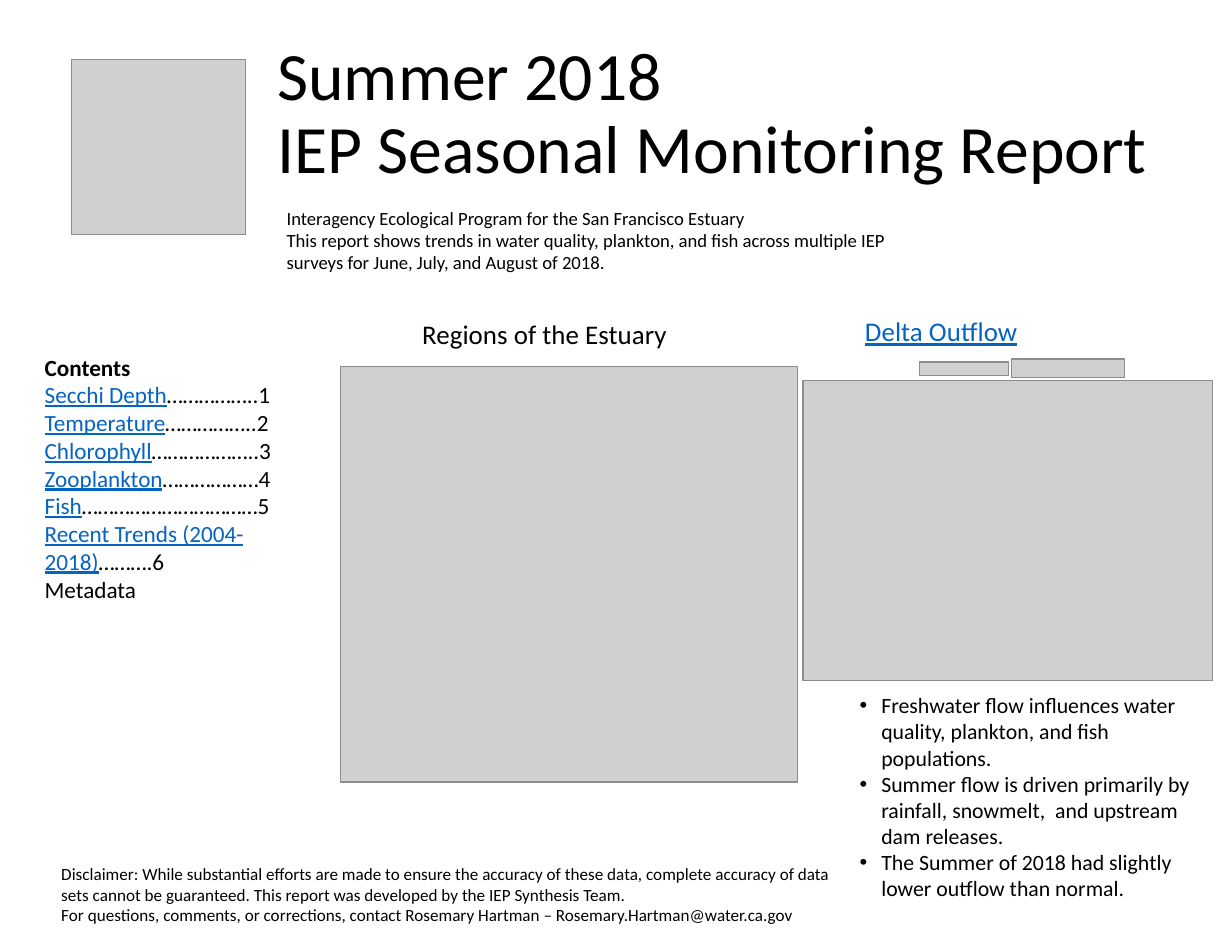
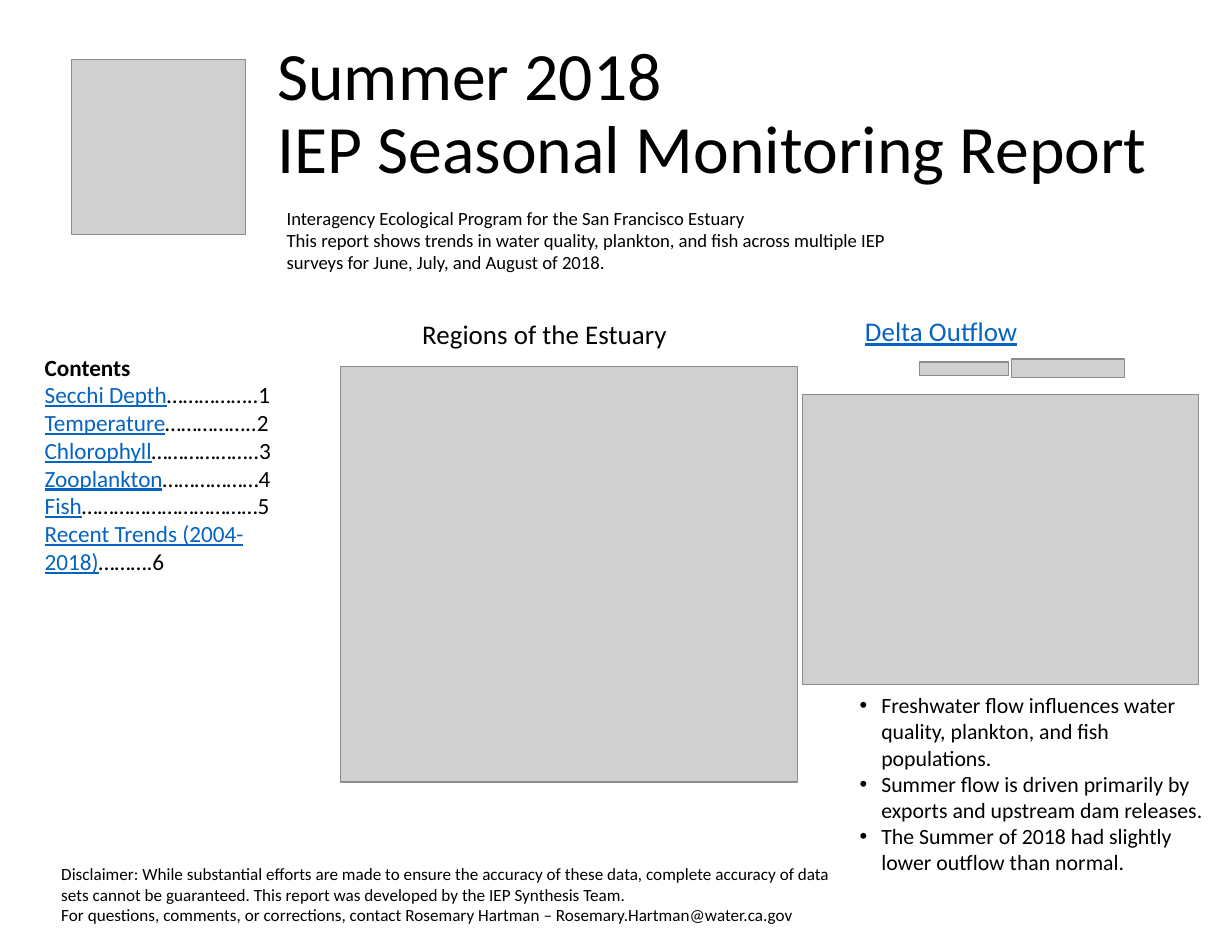
Before and after one commit to InteragencyEcologicalProgram/Status-and-Trends, a slide deck: slide 1 of summer_report/SeasonalMonitoring summer 2018 24MAR2020.pptx. Drawn at 1232x952 pixels with LibreOffice and Linux fonts; fonts in the diff are those of the drawing; grey boxes stand for pictures. Boxes give left, top, right and bottom in pixels: in the first picture for what was removed or moved away, otherwise in the second. Text is boxed around its words. In the diff, an @@ line names an element or a change of style, - is before the commit and + after.

```diff
--- a/summer_report/SeasonalMonitoring summer 2018 24MAR2020.pptx
+++ b/summer_report/SeasonalMonitoring summer 2018 24MAR2020.pptx
@@ picture: place and size @@
-picture at [803, 381, 1213, 681]
+picture at [802, 394, 1198, 684]
@@ text at [45, 582, 136, 598]: paragraph removed @@
-Metadata
@@ text at [881, 777, 1202, 822]: text changed @@
-• Summer flow is driven primarily by rainfall, snowmelt, and upstream dam releases.
+• Summer flow is driven primarily by exports and upstream dam releases.
```
Also in this commit, not shown: 2 other slides changed, 10 other files.
